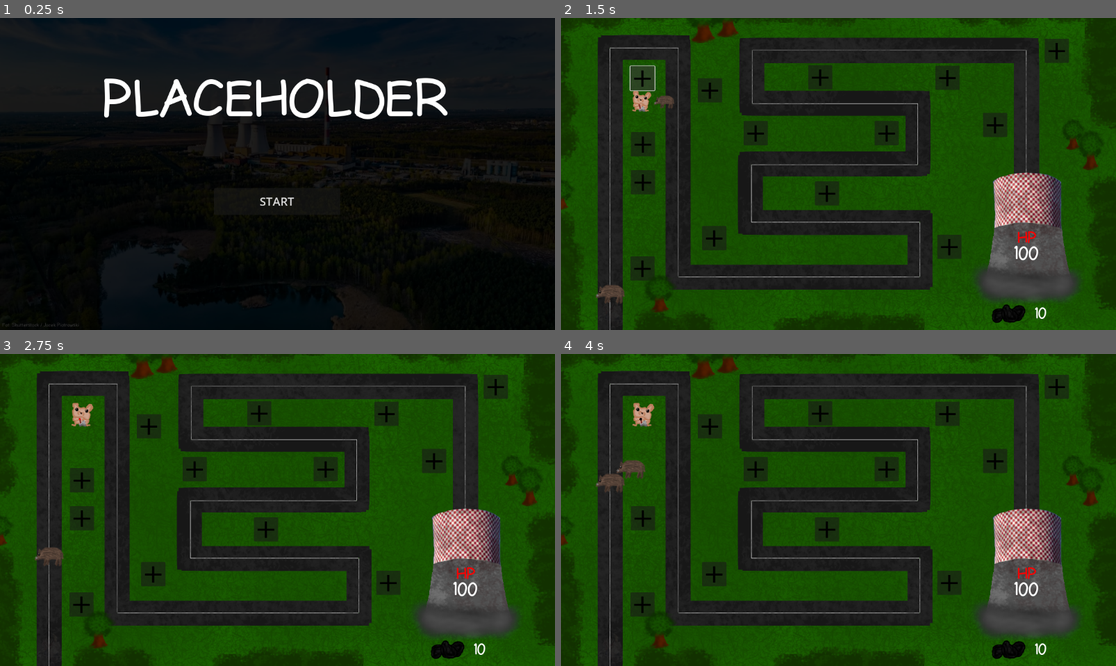
Above: before the commit, frames 1-4 (two rows, left to right).
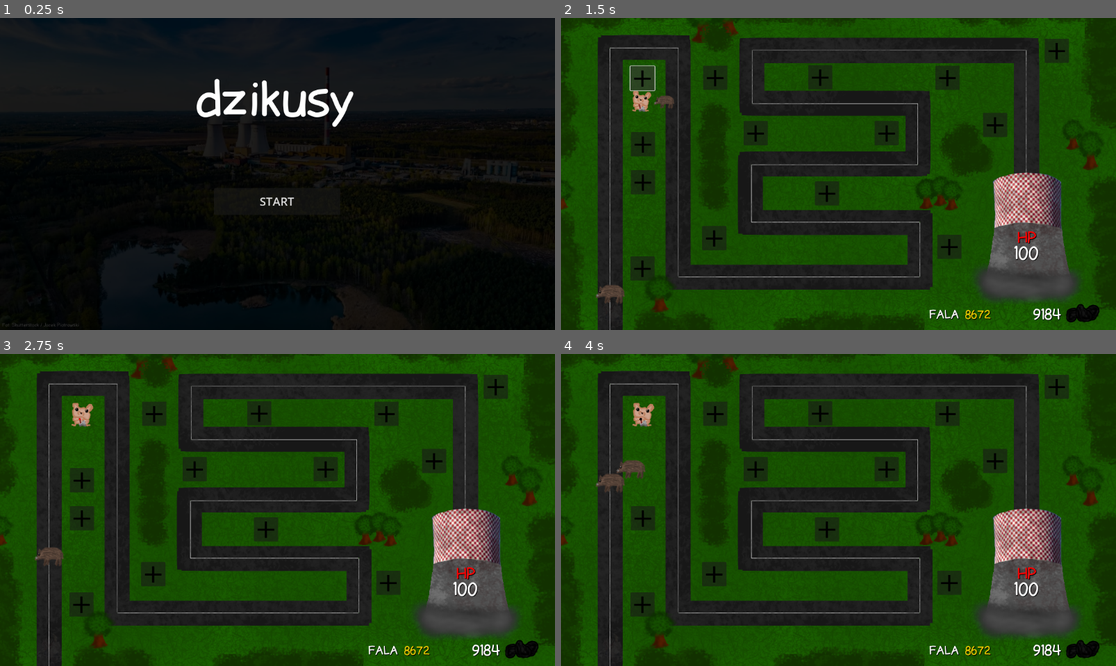
Above: after the commit, the same moments.

Repository: niejajestem/hackathon_ckziu
Game: Godot game, scene res://scenes/mainmenu.tscn
Same seed, same stepped clock (60 frames per second), same inputs: the game is played once before the commit and once after it.
Inputs (mouse positions are in pixels of both pictures, inside the frame that each line leads up to):
- Up to frame 1 (0.25 s): no input
- Up to frame 2 (1.5 s): click "START" at 0.5 s; click (644, 77) at 1.27 s
- Up to frame 3 (2.75 s): click (77, 438) at 2 s
- Up to frame 4 (4 s): click (644, 478) at 2.77 s; click (666, 503) at 3.5 s

The runs differ from the first frame. In frame 1, 3.5% of the frame differs, in the area x 18-81%, y 19-35%; in frame 2, 3.8%, in the area x 24-97%, y 1-98%; in frame 3, 3.8%; in frame 4, 3.8%.

Commit message:
ADD TITLE, wave counter

Diff:
--- a/new-game-project/scenes/gameUI.tscn
+++ b/new-game-project/scenes/gameUI.tscn
@@ -19,6 +19,7 @@
 offset_top = 435.0
 offset_right = 999.0
 offset_bottom = 480.0
+theme_override_colors/font_shadow_color = Color(0, 0, 0, 1)
 theme_override_fonts/normal_font = ExtResource("2_3rijl")
 theme_override_font_sizes/normal_font_size = 30
 text = "HP"
@@ -32,6 +33,7 @@
 offset_top = 464.0
 offset_right = 1016.0
 offset_bottom = 516.0
+theme_override_colors/font_shadow_color = Color(0, 0, 0, 1)
 theme_override_fonts/normal_font = ExtResource("2_3rijl")
 theme_override_font_sizes/normal_font_size = 36
 text = "100"
@@ -39,32 +41,56 @@
 vertical_alignment = 1
 
 [node name="Wegiel2" type="Sprite2D" parent="."]
-position = Vector2(912.385, 617.84)
+position = Vector2(1066.38, 616.84)
 rotation = 1.60139
 scale = Vector2(0.648731, 0.648731)
 texture = ExtResource("2_rsh6k")
 
 [node name="Wegiel3" type="Sprite2D" parent="."]
 z_index = 5
-position = Vector2(941.385, 610.84)
+position = Vector2(1095.38, 609.84)
 rotation = -1.15497
 scale = Vector2(0.754511, 0.754511)
 texture = ExtResource("2_rsh6k")
 
 [node name="Wegiel" type="Sprite2D" parent="."]
 z_index = 5
-position = Vector2(931.385, 611.84)
+position = Vector2(1085.38, 610.84)
 scale = Vector2(0.754511, 0.754511)
 texture = ExtResource("2_rsh6k")
 
 [node name="coalCounter" type="RichTextLabel" parent="."]
 layout_mode = 0
-offset_left = 961.0
-offset_top = 587.0
-offset_right = 1033.0
-offset_bottom = 642.0
+offset_left = 896.0
+offset_top = 589.0
+offset_right = 1039.0
+offset_bottom = 644.0
+theme_override_colors/font_shadow_color = Color(0, 0, 0, 1)
 theme_override_fonts/normal_font = ExtResource("2_3rijl")
 theme_override_font_sizes/normal_font_size = 30
-text = "10"
-horizontal_alignment = 1
+text = "9184"
+horizontal_alignment = 2
 vertical_alignment = 1
+
+[node name="fala" type="RichTextLabel" parent="."]
+layout_mode = 0
+offset_left = 765.0
+offset_top = 602.0
+offset_right = 834.0
+offset_bottom = 631.0
+theme_override_colors/font_shadow_color = Color(0, 0, 0, 1)
+theme_override_fonts/normal_font = ExtResource("2_3rijl")
+theme_override_font_sizes/normal_font_size = 24
+text = "FALA"
+
+[node name="falaCounter" type="RichTextLabel" parent="."]
+layout_mode = 0
+offset_left = 839.0
+offset_top = 602.0
+offset_right = 908.0
+offset_bottom = 631.0
+theme_override_colors/default_color = Color(0.920739, 0.79353, 7.70092e-07, 1)
+theme_override_colors/font_shadow_color = Color(0, 0, 0, 1)
+theme_override_fonts/normal_font = ExtResource("2_3rijl")
+theme_override_font_sizes/normal_font_size = 24
+text = "8672"
--- a/new-game-project/scenes/mainmenuUI.tscn
+++ b/new-game-project/scenes/mainmenuUI.tscn
@@ -13,14 +13,14 @@
 grow_vertical = 2
 script = ExtResource("1_ppgl6")
 
-[node name="RichTextLabel" type="RichTextLabel" parent="."]
+[node name="title" type="RichTextLabel" parent="."]
 z_index = 1
 layout_mode = 0
 offset_right = 1151.0
 offset_bottom = 345.0
 theme_override_fonts/normal_font = ExtResource("1_wamd2")
 theme_override_font_sizes/normal_font_size = 100
-text = "PLACEHOLDER"
+text = "dzikusy"
 horizontal_alignment = 1
 vertical_alignment = 1
 
@@ -38,7 +38,7 @@
 horizontal_alignment = 1
 vertical_alignment = 1
 
-[node name="Button" type="Button" parent="."]
+[node name="startButton" type="Button" parent="."]
 z_index = 1
 layout_mode = 0
 offset_left = 444.0
@@ -53,4 +53,4 @@
 texture = ExtResource("2_tli8v")
 centered = false
 
-[connection signal="pressed" from="Button" to="." method="_on_button_pressed"]
+[connection signal="pressed" from="startButton" to="." method="_on_button_pressed"]
--- a/new-game-project/scenes/map.tscn
+++ b/new-game-project/scenes/map.tscn
@@ -41,7 +41,7 @@
 position = Vector2(651, 214)
 
 [node name="towerPlace9" parent="." instance=ExtResource("2_wijl4")]
-position = Vector2(284, 125)
+position = Vector2(295, 99)
 
 [node name="towerPlace10" parent="." instance=ExtResource("2_wijl4")]
 position = Vector2(379, 214)
@@ -68,6 +68,22 @@
 
 [node name="Drzewo" type="Sprite2D" parent="env"]
 position = Vector2(1063, 242)
+texture = ExtResource("3_e0an3")
+
+[node name="Drzewo4" type="Sprite2D" parent="env"]
+position = Vector2(759, 365)
+texture = ExtResource("3_e0an3")
+
+[node name="Drzewo7" type="Sprite2D" parent="env"]
+position = Vector2(759, 365)
+texture = ExtResource("3_e0an3")
+
+[node name="Drzewo5" type="Sprite2D" parent="env"]
+position = Vector2(788, 359)
+texture = ExtResource("3_e0an3")
+
+[node name="Drzewo6" type="Sprite2D" parent="env"]
+position = Vector2(811, 368)
 texture = ExtResource("3_e0an3")
 
 [node name="Drzewo2" type="Sprite2D" parent="env"]
@@ -386,6 +402,58 @@
 [node name="Krzak" type="Sprite2D" parent="env/Drzewo3/Krzak/Krzak5/Krzak4/Krzak3/Krzak3/Krzak2/Krzak2"]
 position = Vector2(5.03365, 29.1644)
 rotation = 1.58066
+texture = ExtResource("4_urblq")
+
+[node name="Krzak" type="Sprite2D" parent="env"]
+position = Vector2(835, 298)
+texture = ExtResource("4_urblq")
+
+[node name="Krzak2" type="Sprite2D" parent="env"]
+position = Vector2(866, 286)
+rotation = 1.84037
+texture = ExtResource("4_urblq")
+
+[node name="Krzak6" type="Sprite2D" parent="env"]
+position = Vector2(866, 286)
+rotation = 1.65765
+texture = ExtResource("4_urblq")
+
+[node name="Krzak3" type="Sprite2D" parent="env"]
+position = Vector2(815, 262)
+texture = ExtResource("4_urblq")
+
+[node name="Krzak4" type="Sprite2D" parent="env"]
+position = Vector2(844, 246)
+rotation = 1.72051
+texture = ExtResource("4_urblq")
+
+[node name="Krzak5" type="Sprite2D" parent="env"]
+position = Vector2(310.241, 245.059)
+texture = ExtResource("4_urblq")
+
+[node name="Krzak10" type="Sprite2D" parent="env"]
+position = Vector2(321.241, 205.059)
+rotation = 1.57263
+texture = ExtResource("4_urblq")
+
+[node name="Krzak11" type="Sprite2D" parent="env"]
+position = Vector2(324, 44)
+rotation = 4.43693
+texture = ExtResource("4_urblq")
+
+[node name="Krzak7" type="Sprite2D" parent="env"]
+position = Vector2(318.241, 278.059)
+rotation = 1.77407
+texture = ExtResource("4_urblq")
+
+[node name="Krzak8" type="Sprite2D" parent="env"]
+position = Vector2(315.241, 323.059)
+rotation = 0.760876
+texture = ExtResource("4_urblq")
+
+[node name="Krzak9" type="Sprite2D" parent="env"]
+position = Vector2(317.241, 372.059)
+rotation = 4.65262
 texture = ExtResource("4_urblq")
 
 [node name="Luzny" type="Sprite2D" parent="."]
Not shown, changed: new-game-project/TODO.txt
